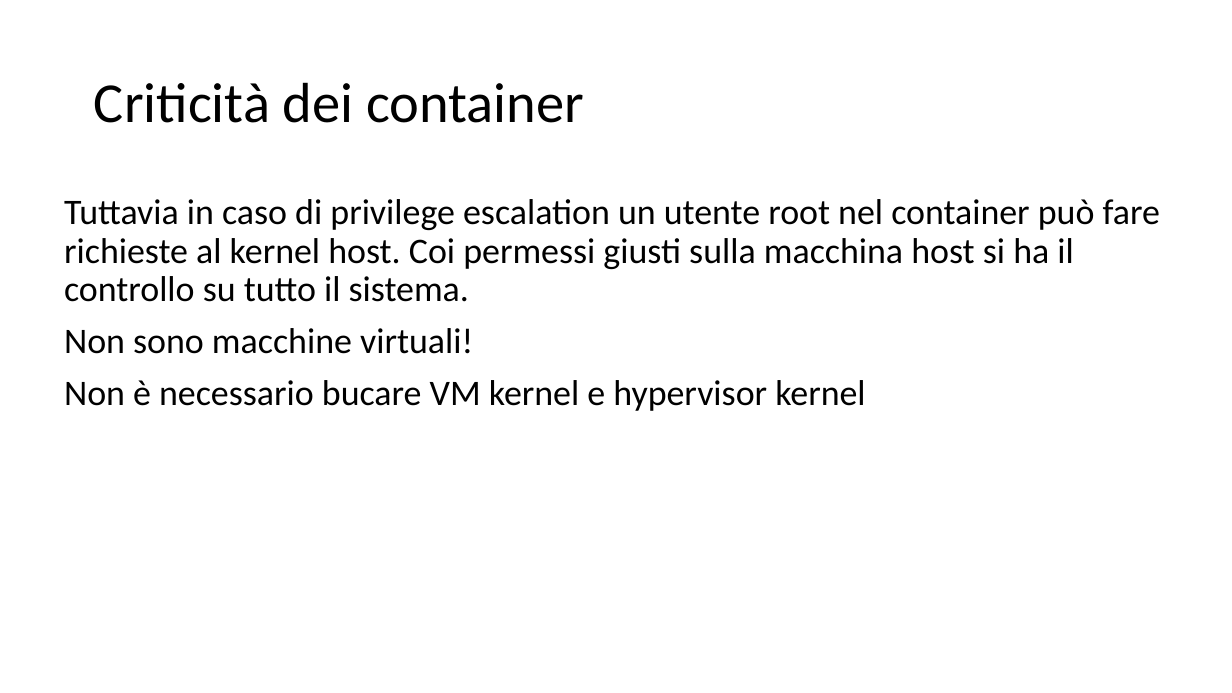
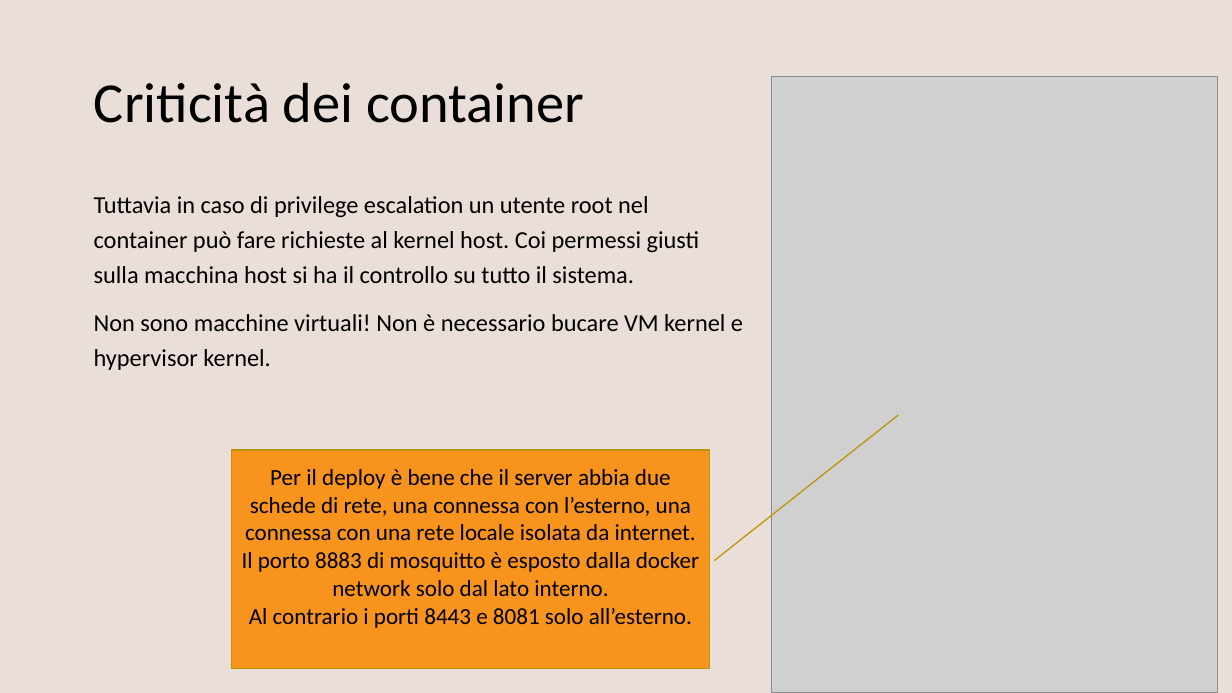
Before and after one commit to marcobarlo/GreenhouseSec, a slide deck: slide 16 of pres.pptx (slide 12 before the commit). Drawn at 1232x693 pixels with LibreOffice and Linux fonts; fonts in the diff are those of the drawing; grey boxes stand for pictures. Boxes give left, top, right and bottom in pixels: in the first picture for what was removed or moved away, otherwise in the second. Text is boxed around its words. In the diff, an @@ line names an element or a change of style, - is before the commit and + after.

```diff
--- a/pres.pptx
+++ b/pres.pptx
@@ background #FFFFFF to #EADEDA @@
@@ picture added at box(772, 77, 1218, 693) @@
@@ text "Tuttavia in caso di privilege ...": place and size @@
-text "Tuttavia in caso di privilege ..." at box(64, 199, 1160, 411)
+text "Tuttavia in caso di privilege ..." at box(94, 196, 743, 370)
@@ text at box(94, 196, 700, 283): size 28 to 19 pt in "Tuttavia in caso di privilege escalation un ..."; line spacing 0.9 to 1.2 @@
@@ text at box(94, 314, 743, 370): text changed; size 28 to 19 pt @@
-Non sono macchine virtuali!
-Non è necessario bucare VM kernel e hypervisor kernel
+Non sono macchine virtuali! Non è necessario bucare VM kernel e hypervisor kernel.
@@ border callout added at box(232, 450, 710, 669), fill #F8931D, outline #BD9506 1 pt, 18 pt, text #000000 @@
+Per il deploy è bene che il server abbia due schede di rete, una connessa con l’esterno, una connessa con una rete locale isolata da internet.
+Il porto 8883 di mosquitto è esposto dalla docker network solo dal lato interno.
+Al contrario i porti 8443 e 8081 solo all’esterno.
```
Also in this commit, not shown: 14 other slides changed, 6 slides added, 3 slides removed, 56 other files.
